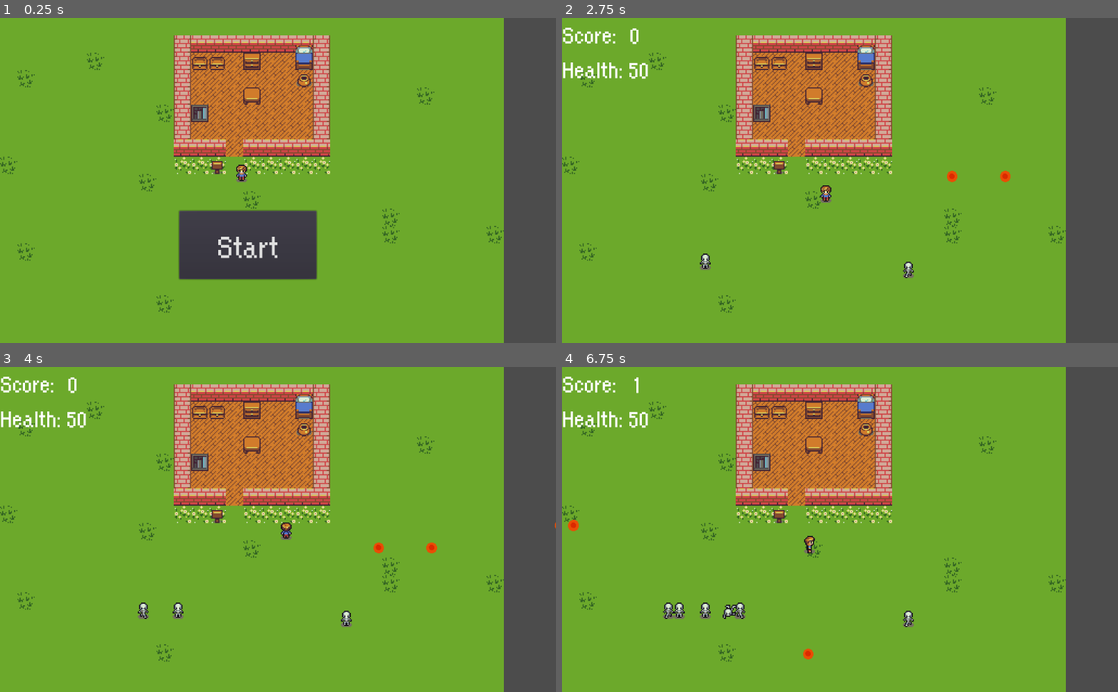
Above: before the commit, frames 1-4 (two rows, left to right).
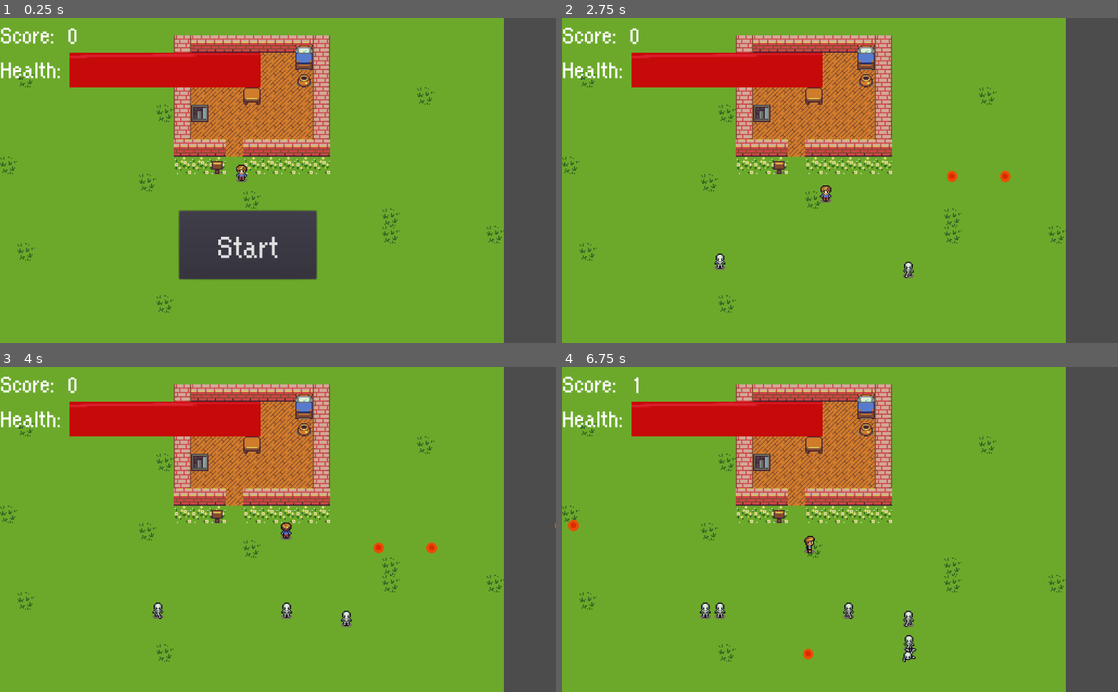
Above: after the commit, the same moments.

Repository: konsvasi/zombie_defender
Game: Godot game, scene res://Scenes/World.tscn
Two runs of this game, one before a commit and one after it. Both use one fixed random seed, a clock stepped at 60 frames per second and the inputs below.
Inputs:
- Up to frame 1 (0.25 s): no input
- Up to frame 2 (2.75 s): click "Start" at 0.5 s; tap Enter at 1.25 s; hold Right (ui_right) 1.28-2.03 s; hold Space (shoot) 1.28-2.03 s; hold Down (ui_down) from 2.03 s (still down); tap Space (shoot) at 2.1 s
- Up to frame 3 (4 s): release Down (ui_down) at 2.78 s; hold Right (ui_right) 2.78-3.53 s; hold Space (shoot) 2.78-3.53 s; hold Up (ui_up) from 3.53 s (still down); tap Space (shoot) at 3.6 s
- Up to frame 4 (6.75 s): release Up (ui_up) at 4.28 s; hold Space (shoot) 4.28-5.03 s; hold Left (ui_left) 4.28-5.78 s; tap Space (shoot) at 5.1, 6.6 s; hold Down (ui_down) 5.78-6.53 s; hold Space (shoot) 5.78-6.53 s; hold Right (ui_right) from 6.53 s (still down)

The runs differ from the first frame. In frame 1, 4.2% of the frame differs, in the area x 0-47%, y 2-22%; in frame 2, 3.8%; in frame 3, 4.0%; in frame 4, 4.3%, in the area x 12-64%, y 10-91%.

Commit message:
Added health bar and damage from enemy

Diff:
--- a/Scenes/Enemy.tscn
+++ b/Scenes/Enemy.tscn
@@ -1,71 +1,74 @@
-[gd_scene load_steps=17 format=2]
+[gd_scene load_steps=18 format=2]
 
 [ext_resource path="res://Scripts/skeleton.gd" type="Script" id=1]
-[ext_resource path="res://Tilesets/monster_animations/monster_walk_down_1.png" type="Texture" id=2]
-[ext_resource path="res://Tilesets/monster_animations/monster_walk_left_1.png" type="Texture" id=3]
-[ext_resource path="res://Tilesets/monster_animations/monster_walk_left_2.png" type="Texture" id=4]
-[ext_resource path="res://Tilesets/monster_animations/monster_walk_left_3.png" type="Texture" id=5]
-[ext_resource path="res://Tilesets/monster_animations/monster_walk_down_2.png" type="Texture" id=6]
-[ext_resource path="res://Tilesets/monster_animations/monster_walk_down_3.png" type="Texture" id=7]
-[ext_resource path="res://Tilesets/monster_animations/monster_walk_right_1.png" type="Texture" id=8]
-[ext_resource path="res://Tilesets/monster_animations/monster_walk_right_2.png" type="Texture" id=9]
-[ext_resource path="res://Tilesets/monster_animations/monster_walk_right_3.png" type="Texture" id=10]
-[ext_resource path="res://Tilesets/monster_animations/monster_walk_up_1.png" type="Texture" id=11]
-[ext_resource path="res://Tilesets/monster_animations/monster_walk_up_2.png" type="Texture" id=12]
-[ext_resource path="res://Tilesets/monster_animations/monster_walk_up_3.png" type="Texture" id=13]
+[ext_resource path="res://Tilesets/monster_animations/monster_walk_left_1.png" type="Texture" id=2]
+[ext_resource path="res://Tilesets/monster_animations/monster_walk_left_2.png" type="Texture" id=3]
+[ext_resource path="res://Tilesets/monster_animations/monster_walk_left_3.png" type="Texture" id=4]
+[ext_resource path="res://Tilesets/monster_animations/monster_walk_right_1.png" type="Texture" id=5]
+[ext_resource path="res://Tilesets/monster_animations/monster_walk_right_2.png" type="Texture" id=6]
+[ext_resource path="res://Tilesets/monster_animations/monster_walk_right_3.png" type="Texture" id=7]
+[ext_resource path="res://Tilesets/monster_animations/monster_walk_up_1.png" type="Texture" id=8]
+[ext_resource path="res://Tilesets/monster_animations/monster_walk_up_2.png" type="Texture" id=9]
+[ext_resource path="res://Tilesets/monster_animations/monster_walk_up_3.png" type="Texture" id=10]
+[ext_resource path="res://Tilesets/monster_animations/monster_walk_down_1.png" type="Texture" id=11]
+[ext_resource path="res://Tilesets/monster_animations/monster_walk_down_2.png" type="Texture" id=12]
+[ext_resource path="res://Tilesets/monster_animations/monster_walk_down_3.png" type="Texture" id=13]
 [ext_resource path="res://Tilesets/monster_animations/dead_zombie.png" type="Texture" id=14]
 
 [sub_resource type="SpriteFrames" id=1]
 
 animations = [ {
-"frames": [ ExtResource( 2 ) ],
-"loop": true,
-"name": "idle",
-"speed": 5.0
-}, {
-"frames": [ ExtResource( 3 ), ExtResource( 4 ), ExtResource( 3 ), ExtResource( 5 ) ],
+"frames": [ ExtResource( 2 ), ExtResource( 3 ), ExtResource( 2 ), ExtResource( 4 ) ],
 "loop": true,
 "name": "walk_left",
 "speed": 5.0
 }, {
-"frames": [ ExtResource( 2 ), ExtResource( 6 ), ExtResource( 2 ), ExtResource( 7 ) ],
+"frames": [ ExtResource( 5 ), ExtResource( 6 ), ExtResource( 5 ), ExtResource( 7 ) ],
 "loop": true,
-"name": "walk_down",
+"name": "walk_right",
 "speed": 5.0
 }, {
 "frames": [ ExtResource( 8 ), ExtResource( 9 ), ExtResource( 8 ), ExtResource( 10 ) ],
 "loop": true,
-"name": "walk_right",
+"name": "walk_up",
 "speed": 5.0
 }, {
 "frames": [ ExtResource( 11 ), ExtResource( 12 ), ExtResource( 11 ), ExtResource( 13 ) ],
 "loop": true,
-"name": "walk_up",
+"name": "walk_down",
 "speed": 5.0
 }, {
 "frames": [ ExtResource( 14 ) ],
 "loop": true,
 "name": "dead",
 "speed": 5.0
+}, {
+"frames": [ ExtResource( 11 ) ],
+"loop": true,
+"name": "idle",
+"speed": 5.0
 } ]
 
 [sub_resource type="CapsuleShape2D" id=2]
 
 custom_solver_bias = 0.0
-radius = 10.0
-height = 6.54572
+radius = 12.897
+height = 1.99615
 
-[node name="skeleton" type="KinematicBody2D" index="0"]
+[sub_resource type="CircleShape2D" id=3]
+
+custom_solver_bias = 0.0
+radius = 14.4911
+
+[node name="skeleton" type="KinematicBody2D"]
 
 position = Vector2( 448, 384 )
 input_pickable = false
 collision_layer = 1
-collision_mask = 1
+collision_mask = 0
 collision/safe_margin = 0.08
 script = ExtResource( 1 )
-__meta__ = {
-"_edit_group_": true
-}
+_sections_unfolded = [ "Collision", "collision" ]
 
 [node name="AnimatedSprite" type="AnimatedSprite" parent="." index="0"]
 
@@ -75,6 +78,35 @@
 
 [node name="CollisionShape2D" type="CollisionShape2D" parent="." index="1"]
 
+visible = false
 shape = SubResource( 2 )
+_sections_unfolded = [ "Transform", "Visibility", "Z Index" ]
 
-[node name="Enemy" type="Node2D" parent="." index="2"]
+[node name="Area2D" type="Area2D" parent="." index="2"]
+
+input_pickable = true
+gravity_vec = Vector2( 0, 1 )
+gravity = 98.0
+linear_damp = 0.1
+angular_damp = 1.0
+collision_layer = 16
+collision_mask = 16
+audio_bus_override = false
+audio_bus_name = "Master"
+_sections_unfolded = [ "Collision", "Pickable", "Transform", "Visibility", "Z Index" ]
+
+[node name="CollisionShape2D" type="CollisionShape2D" parent="Area2D" index="0"]
+
+shape = SubResource( 3 )
+_sections_unfolded = [ "Material", "Transform", "Visibility", "Z Index" ]
+
+[node name="Enemy" type="Node2D" parent="." index="3"]
+
+[node name="Fade_Timer" type="Timer" parent="." index="4"]
+
+process_mode = 1
+wait_time = 1.0
+one_shot = false
+autostart = false
+
+[connection signal="body_entered" from="Area2D" to="." method="_on_Area2D_body_entered"]
--- a/Scenes/Particle.gd
+++ b/Scenes/Particle.gd
@@ -21,7 +21,6 @@
 	if (body.has_node("Enemy")):
 		print("hit enemy")
 		global.score += 1
-		#body.queue_free()
 		body.died()
 		global.UI.updateScore(global.score)
 		queue_free()
--- a/Scenes/Player.tscn
+++ b/Scenes/Player.tscn
@@ -1,43 +1,43 @@
 [gd_scene load_steps=16 format=2]
 
 [ext_resource path="res://Scripts/Player.gd" type="Script" id=1]
-[ext_resource path="res://Tilesets/walk_right_1.png" type="Texture" id=2]
-[ext_resource path="res://Tilesets/walk_right_2.png" type="Texture" id=3]
-[ext_resource path="res://Tilesets/walk_right_3.png" type="Texture" id=4]
-[ext_resource path="res://Tilesets/walk_left_1.png" type="Texture" id=5]
-[ext_resource path="res://Tilesets/walk_left_2.png" type="Texture" id=6]
-[ext_resource path="res://Tilesets/walk_left_3.png" type="Texture" id=7]
-[ext_resource path="res://Tilesets/walk_down_1.png" type="Texture" id=8]
-[ext_resource path="res://Tilesets/walk_down_2.png" type="Texture" id=9]
-[ext_resource path="res://Tilesets/walk_down_3.png" type="Texture" id=10]
-[ext_resource path="res://Tilesets/walk_up_1.png" type="Texture" id=11]
-[ext_resource path="res://Tilesets/walk_up_2.png" type="Texture" id=12]
-[ext_resource path="res://Tilesets/walk_up_3.png" type="Texture" id=13]
+[ext_resource path="res://Tilesets/walk_left_1.png" type="Texture" id=2]
+[ext_resource path="res://Tilesets/walk_left_2.png" type="Texture" id=3]
+[ext_resource path="res://Tilesets/walk_left_3.png" type="Texture" id=4]
+[ext_resource path="res://Tilesets/walk_right_1.png" type="Texture" id=5]
+[ext_resource path="res://Tilesets/walk_right_2.png" type="Texture" id=6]
+[ext_resource path="res://Tilesets/walk_right_3.png" type="Texture" id=7]
+[ext_resource path="res://Tilesets/walk_up_1.png" type="Texture" id=8]
+[ext_resource path="res://Tilesets/walk_up_2.png" type="Texture" id=9]
+[ext_resource path="res://Tilesets/walk_up_3.png" type="Texture" id=10]
+[ext_resource path="res://Tilesets/walk_down_1.png" type="Texture" id=11]
+[ext_resource path="res://Tilesets/walk_down_2.png" type="Texture" id=12]
+[ext_resource path="res://Tilesets/walk_down_3.png" type="Texture" id=13]
 
 [sub_resource type="SpriteFrames" id=1]
 
 animations = [ {
-"frames": [ ExtResource( 2 ), ExtResource( 2 ), ExtResource( 3 ), ExtResource( 4 ) ],
+"frames": [ ExtResource( 2 ), ExtResource( 3 ), ExtResource( 2 ), ExtResource( 4 ) ],
+"loop": true,
+"name": "walk_left",
+"speed": 10.0
+}, {
+"frames": [ ExtResource( 5 ), ExtResource( 5 ), ExtResource( 6 ), ExtResource( 7 ) ],
 "loop": true,
 "name": "walk_right",
 "speed": 10.0
 }, {
-"frames": [ ExtResource( 5 ), ExtResource( 6 ), ExtResource( 5 ), ExtResource( 7 ) ],
+"frames": [ ExtResource( 8 ), ExtResource( 8 ), ExtResource( 9 ), ExtResource( 10 ) ],
 "loop": true,
-"name": "walk_left",
+"name": "walk_up",
 "speed": 10.0
 }, {
-"frames": [ ExtResource( 8 ), ExtResource( 9 ), ExtResource( 8 ), ExtResource( 10 ) ],
+"frames": [ ExtResource( 11 ), ExtResource( 12 ), ExtResource( 11 ), ExtResource( 13 ) ],
 "loop": true,
 "name": "walk_down",
 "speed": 10.0
 }, {
-"frames": [ ExtResource( 11 ), ExtResource( 11 ), ExtResource( 12 ), ExtResource( 13 ) ],
-"loop": true,
-"name": "walk_up",
-"speed": 10.0
-}, {
-"frames": [ ExtResource( 8 ) ],
+"frames": [ ExtResource( 11 ) ],
 "loop": true,
 "name": "idle",
 "speed": 5.0
@@ -50,18 +50,15 @@
 radius = 10.0
 height = 4.01181
 
-[node name="Player" type="KinematicBody2D"]
+[node name="Player" type="KinematicBody2D" index="0"]
 
 position = Vector2( 544, 160 )
 input_pickable = false
-collision_layer = 1
-collision_mask = 1
+collision_layer = 17
+collision_mask = 17
 collision/safe_margin = 0.08
 script = ExtResource( 1 )
-_sections_unfolded = [ "Transform" ]
-__meta__ = {
-"_edit_group_": true
-}
+_sections_unfolded = [ "Collision", "Transform" ]
 
 [node name="Sprite" type="AnimatedSprite" parent="." index="0"]
 
--- a/Scenes/UI.gd
+++ b/Scenes/UI.gd
@@ -9,15 +9,18 @@
 	$ScoreLabel/Score.text = str(score)
 
 func updateHealth(health):
-	$HealthLabel/Health.text = str(health)
+	$HealthLabel/Healthbar.value = global.health
 
 func showGameOver():
 	toggleScoreAndHealthLabels(false)
 	$MessageLabel.text = "You Died"
+	$MessageLabel.show()
 	$StartButton.show()
 
 
 func _on_StartButton_pressed():
+	print("starting a new game")
+	print($StartButton.get_instance_id())
 	$StartButton.hide()
 	toggleScoreAndHealthLabels(true)
 	emit_signal("start_game")
@@ -30,7 +33,11 @@
 		$ScoreLabel.hide()
 		$HealthLabel.hide()
 
-
 func _on_Player_hitEnemy():
 	print("UI UPDATE")
 	updateScore(global.score)
+
+func setupHealthbar():
+	$Healthbar.max_value = global.Player.maxHealth
+	$Healthbar.min_value = 0
+	$Healthbar.value = global.Player.health
--- a/Scenes/UI.tscn
+++ b/Scenes/UI.tscn
@@ -1,7 +1,9 @@
-[gd_scene load_steps=9 format=2]
+[gd_scene load_steps=10 format=2]
 
 [ext_resource path="res://Scenes/UI.gd" type="Script" id=1]
 [ext_resource path="res://Fonts/orange kid.ttf" type="DynamicFontData" id=2]
+[ext_resource path="res://Images/health_bar_under.png" type="Texture" id=3]
+[ext_resource path="res://Images/blood_drop.png" type="Texture" id=4]
 
 [sub_resource type="DynamicFont" id=1]
 
@@ -23,14 +25,6 @@
 
 size = 48
 use_mipmaps = false
-use_filter = false
-font_data = ExtResource( 2 )
-_sections_unfolded = [ "Font", "Settings" ]
-
-[sub_resource type="DynamicFont" id=4]
-
-size = 48
-use_mipmaps = true
 use_filter = false
 font_data = ExtResource( 2 )
 _sections_unfolded = [ "Font", "Settings" ]
@@ -114,7 +108,6 @@
 
 [node name="HealthLabel" type="Label" parent="." index="2"]
 
-visible = false
 anchor_left = 0.5
 anchor_top = 0.0
 anchor_right = 0.5
@@ -135,31 +128,37 @@
 max_lines_visible = -1
 _sections_unfolded = [ "custom_fonts" ]
 
-[node name="Health" type="Label" parent="HealthLabel" index="0"]
-
-anchor_left = 0.0
-anchor_top = 0.0
-anchor_right = 0.0
-anchor_bottom = 0.0
-margin_left = 122.0
-margin_top = 1.0
-margin_right = 162.0
-margin_bottom = 59.0
-rect_pivot_offset = Vector2( 0, 0 )
-mouse_filter = 2
-mouse_default_cursor_shape = 0
-size_flags_horizontal = 1
-size_flags_vertical = 4
-custom_fonts/font = SubResource( 4 )
-text = "50"
-percent_visible = 1.0
-lines_skipped = 0
-max_lines_visible = -1
-_sections_unfolded = [ "custom_fonts" ]
+[node name="Healthbar" type="TextureProgress" parent="HealthLabel" index="0"]
+
+anchor_left = 0.0
+anchor_top = 0.0
+anchor_right = 0.0
+anchor_bottom = 0.0
+margin_left = 128.0
+margin_right = 480.0
+margin_bottom = 64.0
+rect_pivot_offset = Vector2( 0, 0 )
+mouse_filter = 1
+mouse_default_cursor_shape = 0
+size_flags_horizontal = 1
+size_flags_vertical = 1
+min_value = 0.0
+max_value = 50.0
+step = 1.0
+page = 0.0
+value = 50.0
+exp_edit = false
+rounded = false
+texture_under = ExtResource( 3 )
+texture_over = null
+texture_progress = ExtResource( 4 )
+radial_fill_degrees = 360.0
+radial_center_offset = Vector2( 0, 0 )
+nine_patch_stretch = true
+_sections_unfolded = [ "Material", "Textures" ]
 
 [node name="ScoreLabel" type="Label" parent="." index="3"]
 
-visible = false
 anchor_left = 0.0
 anchor_top = 0.0
 anchor_right = 0.0
--- a/Scenes/World.gd
+++ b/Scenes/World.gd
@@ -9,8 +9,9 @@
 	randomize()
 
 func _process(delta):
-	if health <= 0:
-		gameOver()
+	if global.health <= 0:
+		pass
+		#gameOver()
 
 func _on_enemyTimer_timeout():
 	$EnemyPath/spawnLocation.set_offset(randi())
@@ -20,14 +21,12 @@
 	enemy.get_node("AnimatedSprite").play("walk_down")
 
 	enemyCount += 1
-	if enemyCount >= 10:
-		$enemyTimer.stop()
+	#if enemyCount >= 10:
+	#	$enemyTimer.stop()
 
 
-	var direction = $EnemyPath/spawnLocation.rotation + PI/2
 	enemy.position = $EnemyPath/spawnLocation.position
-	direction += rand_range(-PI/4, PI/4)
-	enemy.move_and_slide(Vector2())
+	enemy.move_and_slide(Vector2(2,1))
 
 func newGame():
 	health = $Player.health
@@ -40,4 +39,5 @@
 
 
 func _on_UI_start_game():
+	print("received signal")
 	newGame()
--- a/Scripts/Player.gd
+++ b/Scripts/Player.gd
@@ -3,11 +3,15 @@
 const ACCELERATION = 60
 const SPEED = 55
 var health = 50
+var maxHealth = 50
 var motion2
 
 onready var shootTimer = $ShootTimer
 signal hitEnemy
 const PARTICLE_SCENE = preload("res://Scenes/Particle.tscn")
+
+func _ready():
+	global.Player = self
 
 func _physics_process(delta):
 	var motion = Vector2()
@@ -29,7 +33,6 @@
 		motion = motion.normalized() * SPEED
 	else:
 		$Sprite.play("idle")
-	motion2 = motion
 	move_and_slide(motion)
 
 func shoot(motion):
@@ -52,3 +55,8 @@
 
 func _on_ShootTimer_timeout():
 	shootTimer.stop()
+
+#Function that handles the damage that user takes from an enemy
+func getDamage(damage):
+	global.health -= damage
+	global.UI.updateHealth(global.health)
--- a/Scripts/skeleton.gd
+++ b/Scripts/skeleton.gd
@@ -2,13 +2,22 @@
 
 signal gotHit
 
-func _ready():
-	# Called every time the node is added to the scene.
-	# Initialization here
-	pass
+#Damage inflicted by enemy
+const DAMAGE = 3
 
 func _process(delta):
 	pass
 
 func died():
 	$AnimatedSprite.play("dead")
+
+	#Wait for a second before removing node from scene
+	#TODO: fade out animation instead of instantly deleting enemy
+	$Fade_Timer.start()
+	yield($Fade_Timer, "timeout")
+	queue_free()
+
+
+func _on_Area2D_body_entered( body ):
+	if body.get_name() == "Player":
+		global.Player.getDamage(DAMAGE)
--- a/global.gd
+++ b/global.gd
@@ -5,6 +5,7 @@
 var health = 50
 var score = 0
 var UI
+var Player
 
 func _ready():
 	var root = get_tree().get_root()
Binary file added: Images/blood_drop.png
Not shown, added: Images/blood_drop.png.import
Binary file added: Images/health_bar_under.png
Not shown, added: Images/health_bar_under.png.import
